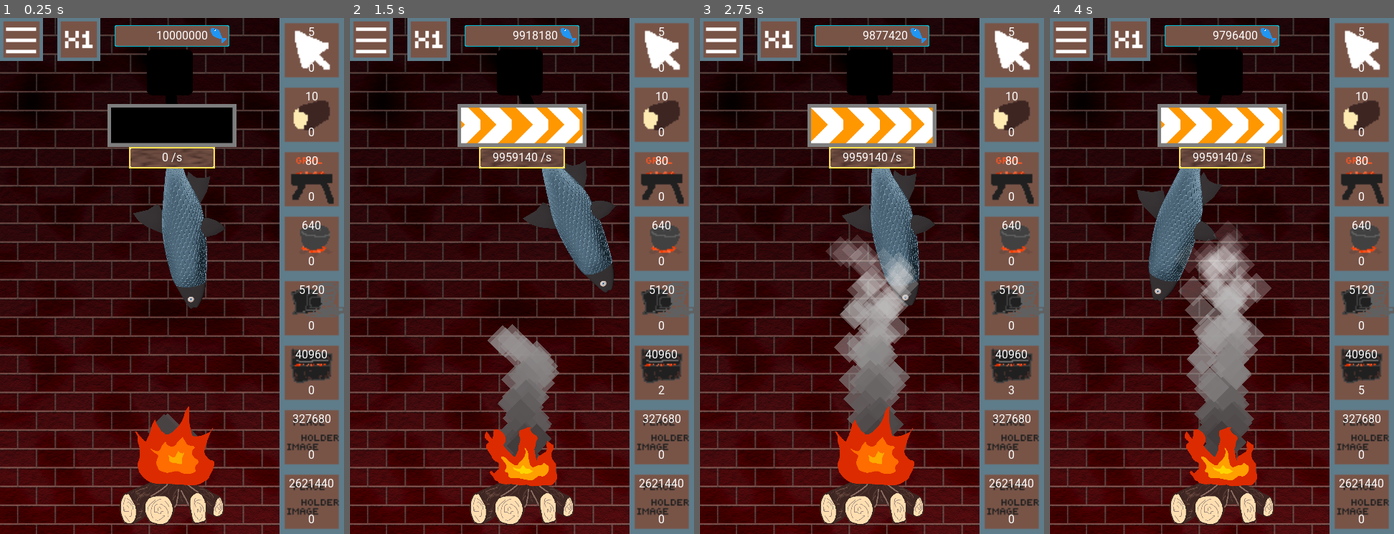
Above: before the commit, frames 1-4 (left to right).
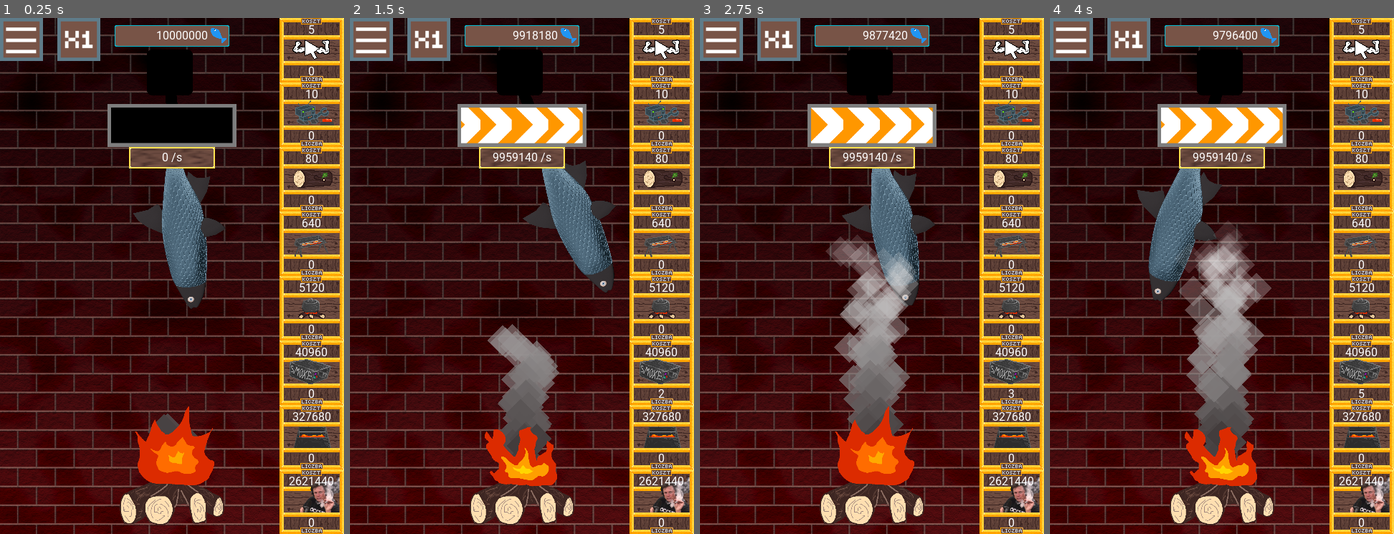
Above: after the commit, the same moments.

Repository: Soleod/GameJam
Game: Godot game, scene res://Main.tscn
Two runs of this game, one before a commit and one after it. Both use one fixed random seed, a clock stepped at 60 frames per second and the inputs below. The engine's default icon, where the game draws it, is replaced by a stand-in: a white triangle on a blue panel in a dark square.
Inputs:
- Up to frame 1 (0.25 s): no input
- Up to frame 2 (1.5 s): click "0" at 0.5 s; click "1" at 1.25 s
- Up to frame 3 (2.75 s): click "2" at 2 s
- Up to frame 4 (4 s): click "3" at 2.75 s; click "4" at 3.5 s

The runs differ from the first frame. In frame 1, 16% of the frame differs, in the area x 81-100%, y 0-100%; in frame 2, 16%; in frame 3, 16%; in frame 4, 16%.

Commit message:
Ikony upgradów

Diff:
--- a/WedzarniaSIM/interface/HUD.tscn
+++ b/WedzarniaSIM/interface/HUD.tscn
@@ -1,10 +1,10 @@
-[gd_scene load_steps=31 format=2]
+[gd_scene load_steps=32 format=2]
 
 [ext_resource path="res://interface/UpgradeButton.tscn" type="PackedScene" id=1]
-[ext_resource path="res://interface/images/upgrades/dutch_oven_bg.png" type="Texture" id=2]
-[ext_resource path="res://interface/images/upgrades/gryl_starego_bg.png" type="Texture" id=3]
-[ext_resource path="res://interface/images/upgrades/placeholder.png" type="Texture" id=4]
-[ext_resource path="res://interface/images/upgrades/gryl_bg.png" type="Texture" id=5]
+[ext_resource path="res://interface/images/upgrades/gryl.png" type="Texture" id=2]
+[ext_resource path="res://interface/images/upgrades/auto_clicker.png" type="Texture" id=3]
+[ext_resource path="res://interface/images/upgrades/powermouse.png" type="Texture" id=4]
+[ext_resource path="res://interface/images/upgrades/firewood.png" type="Texture" id=5]
 [ext_resource path="res://interface/FishSmokeBar.gd" type="Script" id=6]
 [ext_resource path="res://interface/Counter.tscn" type="PackedScene" id=7]
 [ext_resource path="res://interface/MenuBox.tscn" type="PackedScene" id=8]
@@ -14,16 +14,17 @@
 [ext_resource path="res://interface/images/buy_modes/buy_mode_1.png" type="Texture" id=12]
 [ext_resource path="res://interface/images/firepit/fire_1.png" type="Texture" id=13]
 [ext_resource path="res://interface/images/firepit/fire_2.png" type="Texture" id=14]
-[ext_resource path="res://interface/images/upgrades/firewood_bg.png" type="Texture" id=15]
-[ext_resource path="res://interface/images/upgrades/smoke_machine_bg.png" type="Texture" id=16]
+[ext_resource path="res://interface/images/upgrades/dutch_oven.png" type="Texture" id=15]
+[ext_resource path="res://interface/images/upgrades/elon_musk.png" type="Texture" id=16]
 [ext_resource path="res://interface/images/progress_bar/progressbar_bg.png" type="Texture" id=17]
 [ext_resource path="res://interface/images/progress_bar/progressbar_fill.png" type="Texture" id=18]
 [ext_resource path="res://interface/images/menu/menu_button_bg.png" type="Texture" id=19]
 [ext_resource path="res://interface/images/progress_bar/progressbar_over.png" type="Texture" id=20]
-[ext_resource path="res://interface/images/upgrades/auto_clicker_bg.png" type="Texture" id=21]
+[ext_resource path="res://interface/images/upgrades/smoke_machine.png" type="Texture" id=21]
 [ext_resource path="res://interface/default_theme.tres" type="Theme" id=22]
 [ext_resource path="res://interface/Bar.gd" type="Script" id=23]
 [ext_resource path="res://interface/images/menu_bg.png" type="Texture" id=24]
+[ext_resource path="res://interface/images/upgrades/gryl_starego.png" type="Texture" id=25]
 
 [sub_resource type="AnimatedTexture" id=1]
 flags = 4
@@ -175,14 +176,14 @@
 [node name="UpgradeButton1" parent="Upgrades" instance=ExtResource( 1 )]
 margin_left = 390.0
 margin_right = 480.0
-texture_normal = ExtResource( 21 )
+texture_normal = ExtResource( 4 )
 
 [node name="UpgradeButton2" parent="Upgrades" instance=ExtResource( 1 )]
 margin_left = 390.0
 margin_top = 90.0
 margin_right = 480.0
 margin_bottom = 180.0
-texture_normal = ExtResource( 15 )
+texture_normal = ExtResource( 3 )
 
 [node name="UpgradeButton3" parent="Upgrades" instance=ExtResource( 1 )]
 margin_left = 390.0
@@ -203,28 +204,28 @@
 margin_top = 360.0
 margin_right = 480.0
 margin_bottom = 450.0
+texture_normal = ExtResource( 15 )
+
+[node name="UpgradeButton6" parent="Upgrades" instance=ExtResource( 1 )]
+margin_left = 390.0
+margin_top = 450.0
+margin_right = 480.0
+margin_bottom = 540.0
+texture_normal = ExtResource( 21 )
+
+[node name="UpgradeButton7" parent="Upgrades" instance=ExtResource( 1 )]
+margin_left = 390.0
+margin_top = 540.0
+margin_right = 480.0
+margin_bottom = 630.0
+texture_normal = ExtResource( 25 )
+
+[node name="UpgradeButton8" parent="Upgrades" instance=ExtResource( 1 )]
+margin_left = 390.0
+margin_top = 630.0
+margin_right = 480.0
+margin_bottom = 720.0
 texture_normal = ExtResource( 16 )
-
-[node name="UpgradeButton6" parent="Upgrades" instance=ExtResource( 1 )]
-margin_left = 390.0
-margin_top = 450.0
-margin_right = 480.0
-margin_bottom = 540.0
-texture_normal = ExtResource( 3 )
-
-[node name="UpgradeButton7" parent="Upgrades" instance=ExtResource( 1 )]
-margin_left = 390.0
-margin_top = 540.0
-margin_right = 480.0
-margin_bottom = 630.0
-texture_normal = ExtResource( 4 )
-
-[node name="UpgradeButton8" parent="Upgrades" instance=ExtResource( 1 )]
-margin_left = 390.0
-margin_top = 630.0
-margin_right = 480.0
-margin_bottom = 720.0
-texture_normal = ExtResource( 4 )
 
 [node name="MenuBox" parent="." instance=ExtResource( 8 )]
 visible = false
--- a/WedzarniaSIM/interface/UpgradeButton.tscn
+++ b/WedzarniaSIM/interface/UpgradeButton.tscn
@@ -1,7 +1,7 @@
 [gd_scene load_steps=3 format=2]
 
 [ext_resource path="res://interface/default_theme.tres" type="Theme" id=1]
-[ext_resource path="res://icon.png" type="Texture" id=2]
+[ext_resource path="res://interface/images/upgrades/empty_bg.png" type="Texture" id=2]
 
 [node name="UpgradeButton" type="TextureButton"]
 margin_right = 90.0
@@ -18,12 +18,13 @@
 anchor_right = 0.5
 anchor_bottom = 1.0
 margin_left = -45.0
-margin_top = -30.0
+margin_top = -25.0
 margin_right = 45.0
-margin_bottom = -10.0
+margin_bottom = -5.0
 theme = ExtResource( 1 )
 text = "1"
 align = 1
+valign = 1
 autowrap = true
 __meta__ = {
 "_edit_use_anchors_": false
@@ -33,12 +34,13 @@
 anchor_left = 0.5
 anchor_right = 0.5
 margin_left = -45.0
-margin_top = 10.0
+margin_top = 7.0
 margin_right = 45.0
-margin_bottom = 30.0
+margin_bottom = 27.0
 theme = ExtResource( 1 )
 text = "1"
 align = 1
+valign = 1
 autowrap = true
 __meta__ = {
 "_edit_use_anchors_": false
